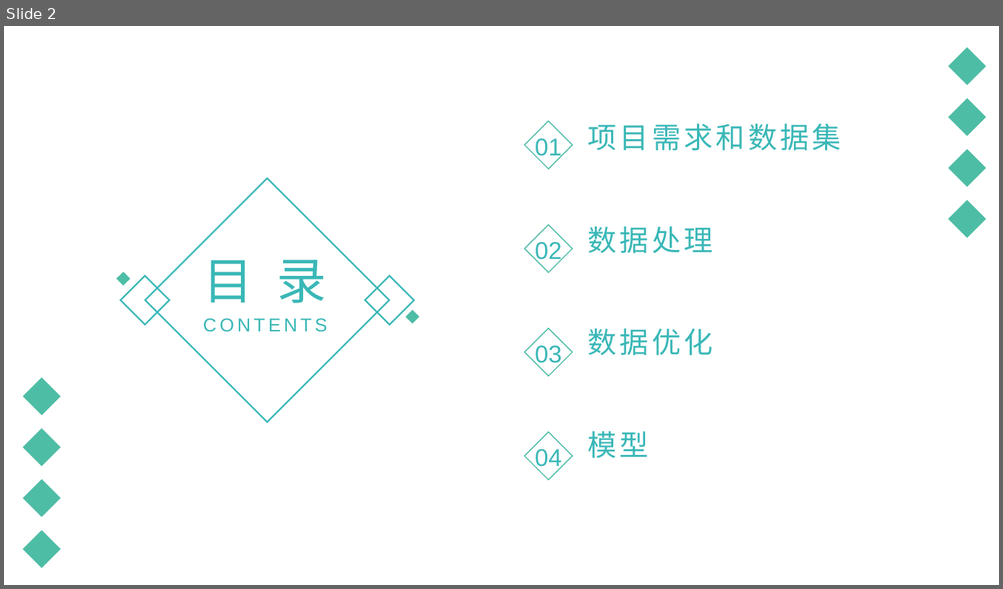
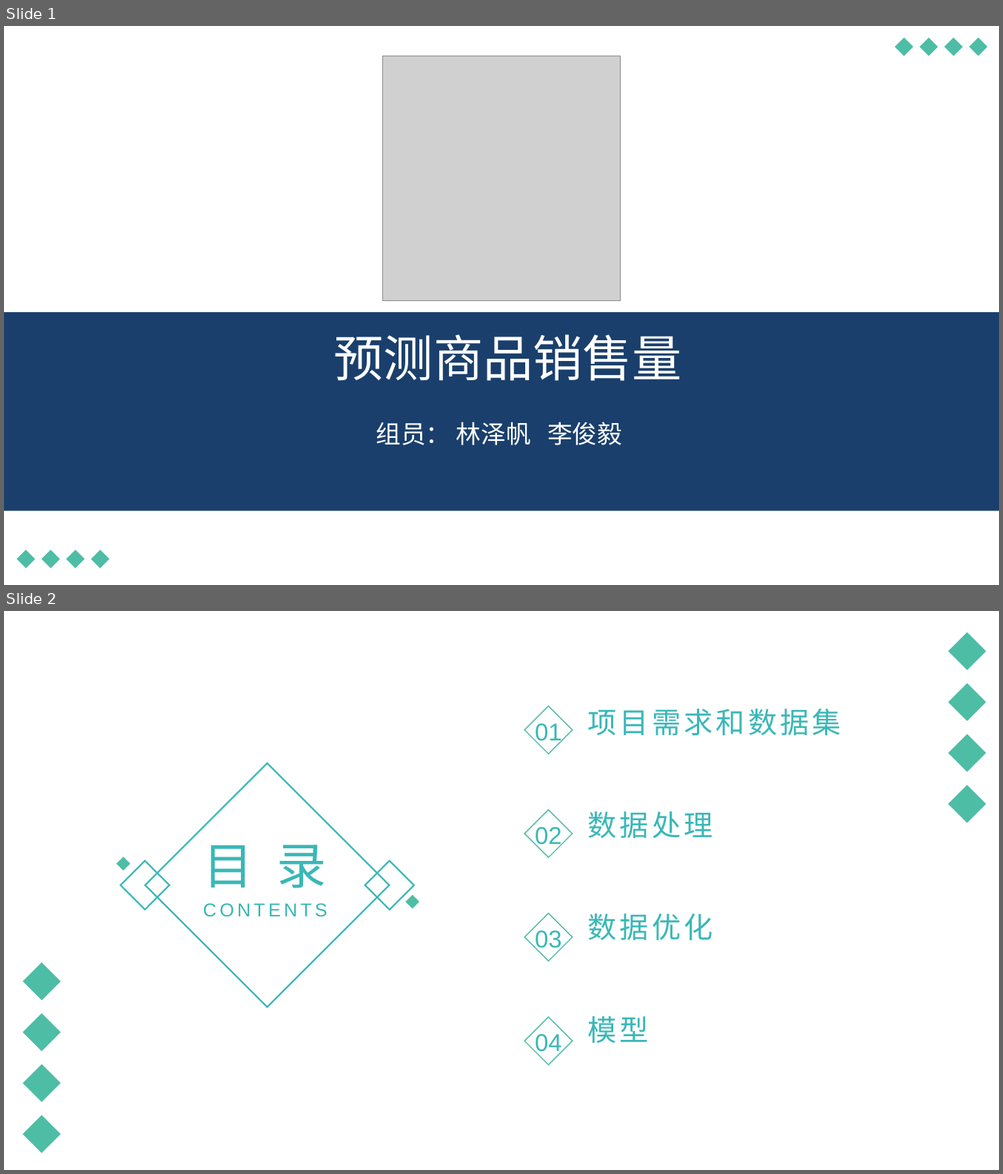
Before and after one commit to ZefanLin159/First-repository, a slide deck: Kaggle/Machine Learning.pptx. Shown one above the other, each under a label of ours: slide 2 before the commit, slides 1 and 2 after it. The pictures are 1003x589 and 1003x1174 pixels, drawn with LibreOffice and Linux fonts; fonts in the diff are those of the drawing; grey boxes stand for pictures. Boxes give left, top, right and bottom in pixels: in the first picture for what was removed or moved away, otherwise in the second. Text is boxed around its words. In the diff, an @@ line names an element or a change of style, - is before the commit and + after.

```diff
--- a/Kaggle/Machine Learning.pptx
+++ b/Kaggle/Machine Learning.pptx
@@ slide 1 added at (4,26,999,585), background #FFFFFF @@
@@ group added at (895,38,987,56): 4 diamonds @@
@@ picture added at (382,56,620,301) @@
@@ rectangle added at (4,312,999,511), fill #1A3F6C @@
@@ text added at (334,335,682,381), 48 pt, text #FFFFFF @@
+预测商品销售量
@@ text added at (376,422,622,446), 24 pt, text #FFFFFF @@
+组员： 林泽帆 李俊毅
@@ group added at (17,551,110,569): 4 diamonds @@
```
Also in this commit, not shown: 2 slides changed, 2 other slides added, 2 slides removed, 3 other files.
